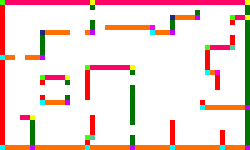
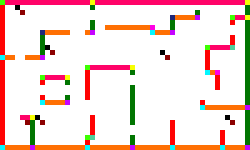
Revision of a layered 250x150 image; what changed, layer by layer:
renamed "Layer 1" to "floor colours", painted on it over box(15, 5, 235, 125)
removed layer "Layer 1 copy" over box(15, 5, 235, 125)
